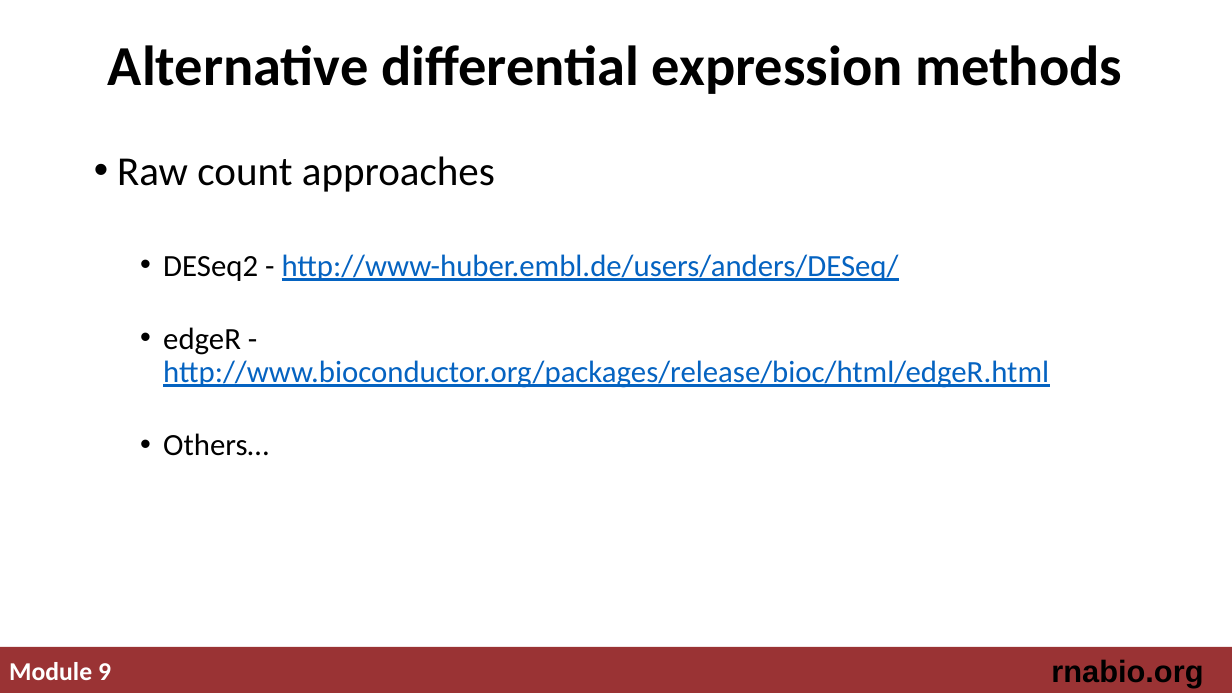
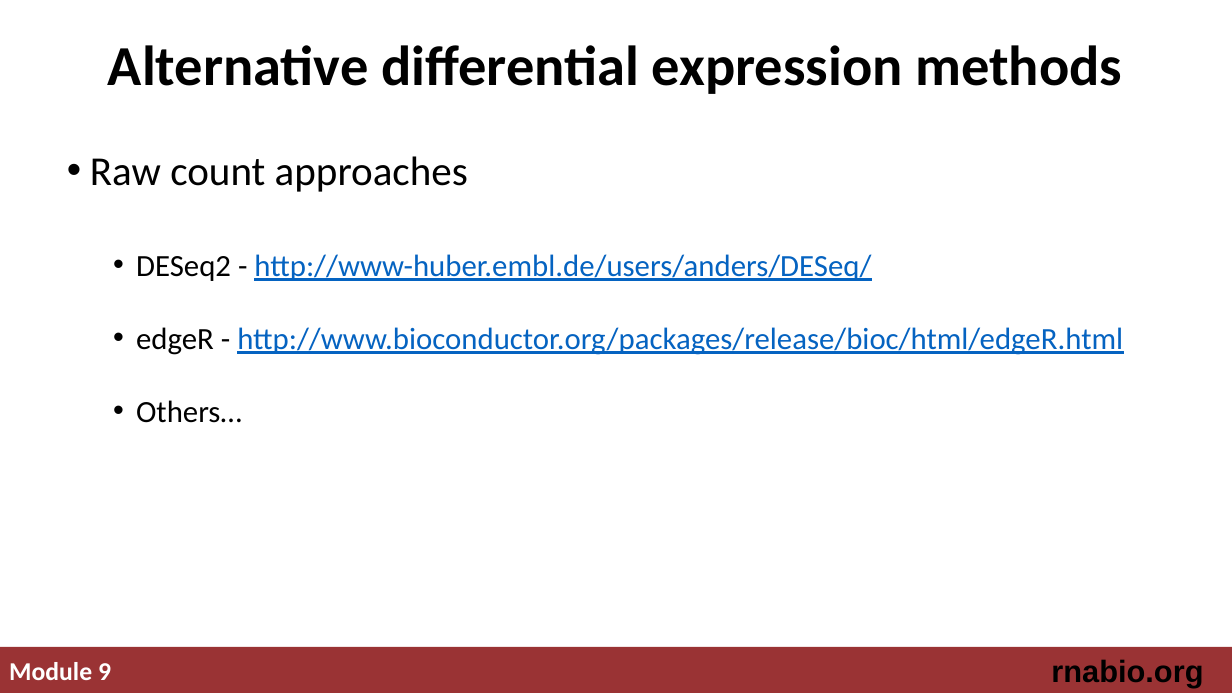
Before and after one commit to griffithlab/rnabio.org, a slide deck: slide 7 of assets/lectures/cbw-cshl/2019/mini/RNASeq_MiniLecture_09_03_DifferentialExpression.pptx (slide 6 before the commit). Drawn at 1232x693 pixels with LibreOffice and Linux fonts; fonts in the diff are those of the drawing. Boxes give left, top, right and bottom in pixels: in the first picture for what was removed or moved away, otherwise in the second. Text is boxed around its words. In the diff, an @@ line names an element or a change of style, - is before the commit and + after.

```diff
--- a/assets/lectures/cbw-cshl/2019/mini/RNASeq_MiniLecture_09_03_DifferentialExpression.pptx
+++ b/assets/lectures/cbw-cshl/2019/mini/RNASeq_MiniLecture_09_03_DifferentialExpression.pptx
@@ text "Raw count approaches" rewrapped from [117,156,1049,456] to [90,156,1123,423] @@
```
Also in this commit, not shown: 1 other slide changed, 1 slide added, 4 other files.
